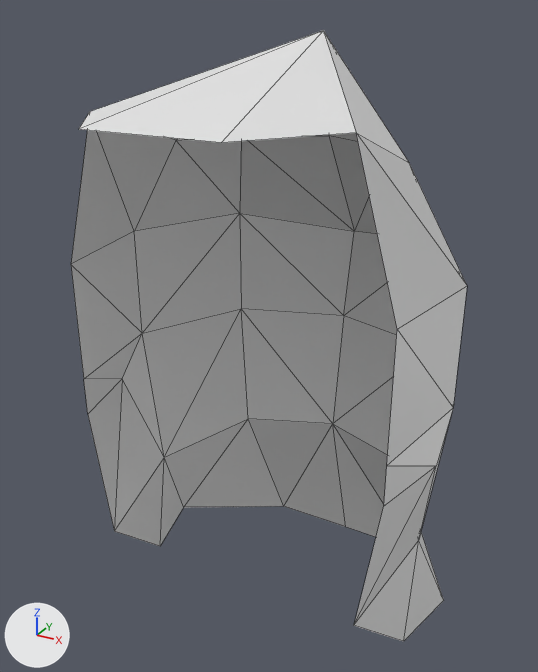
The OBJ model teardown/wwf-no-mercy/models/unlabeled/model_14AE.obj as it was, and as the next commit left it.
Both versions are drawn from a camera (50 mm lens) standing at (16.2, -30.7, 34.9) and looking at (-1.0, 0.4, 19.4). The axes (+X, +Y, +Z) are drawn at lower left. The lights are the same throughout. The picture after the commit comes second. Mesh edges are drawn as thin lines. Where no turn or scale is listed for an object, it has been applied to the vertices. Vertices at exactly the same position are counted once.

In view in the first picture: 'model_14AE'.
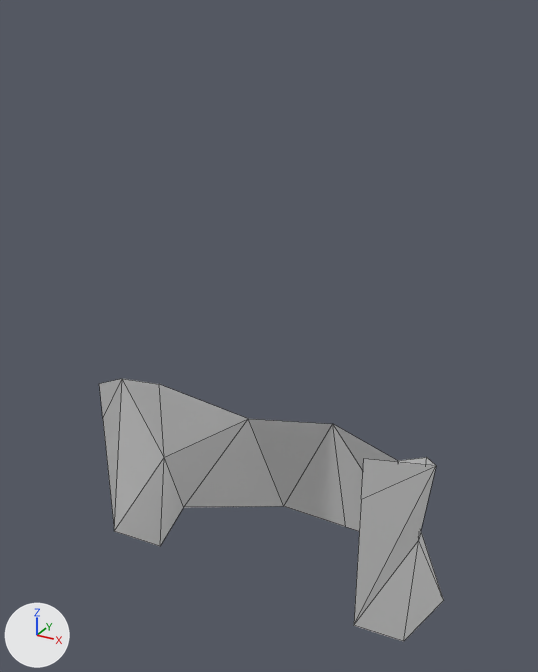
The newer file is also turned or shifted as a whole; pictures and numbers use the older file's frame.

What the commit changed:
me_model_14ae is used by ob_model_14ae.
me_model_14ae had 42 vertices, 63 faces and spanned x -9.0..9.0, y -10.0..10.0, z 1.0..34.0.
me_model_14ae now has 22 vertices, 22 faces and spans x -9.0..9.0, y -6.0..10.0, z 1.0..18.0.
Part 1, on me_model_14ae:
24 vertices are removed from x -9.0..9.0, y -10.0..9.0, z 18.0..34.0.
47 faces are deleted.
2 vertices move from x -8.0..8.0, y -6.0, z 16.0 to x -7.0..7.0, y -6.0, z 16.0.
4 vertices are added at (-8.0, 0.0, 15.0), (8.0, 0.0, 15.0), (7.0, -6.0, 18.0), (-7.0, -6.0, 18.0).
6 new faces join them.

Changed parts and their boxes [x1, y1, x2, y2] in the pictures (538 x 672 px):
'model_14AE', reshaped (13% narrower, 57% shorter): before [71, 30, 467, 642]; after [99, 379, 444, 642]
part 1 of me_model_14ae, cut back: before [71, 30, 467, 533]; after [99, 379, 436, 499]
